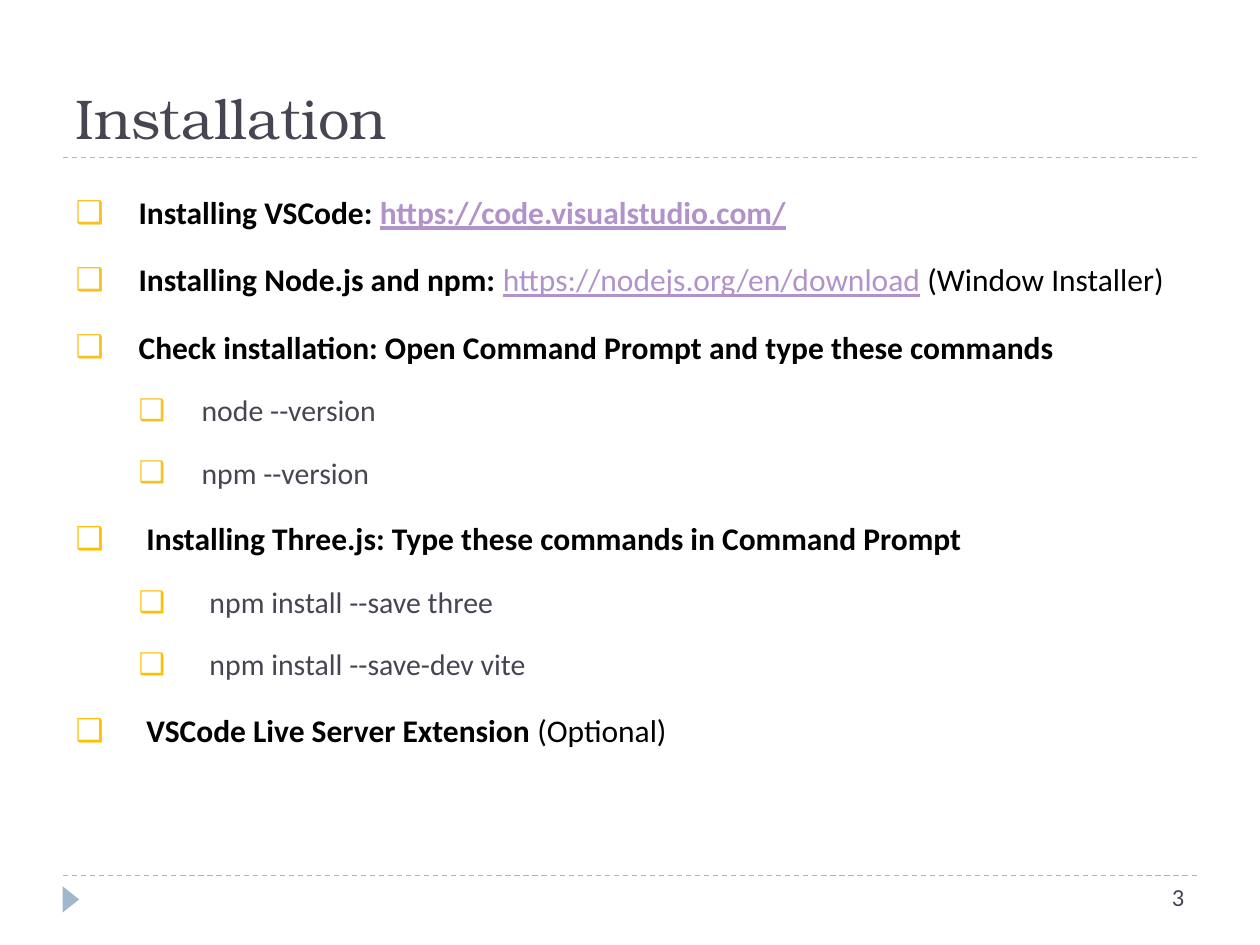
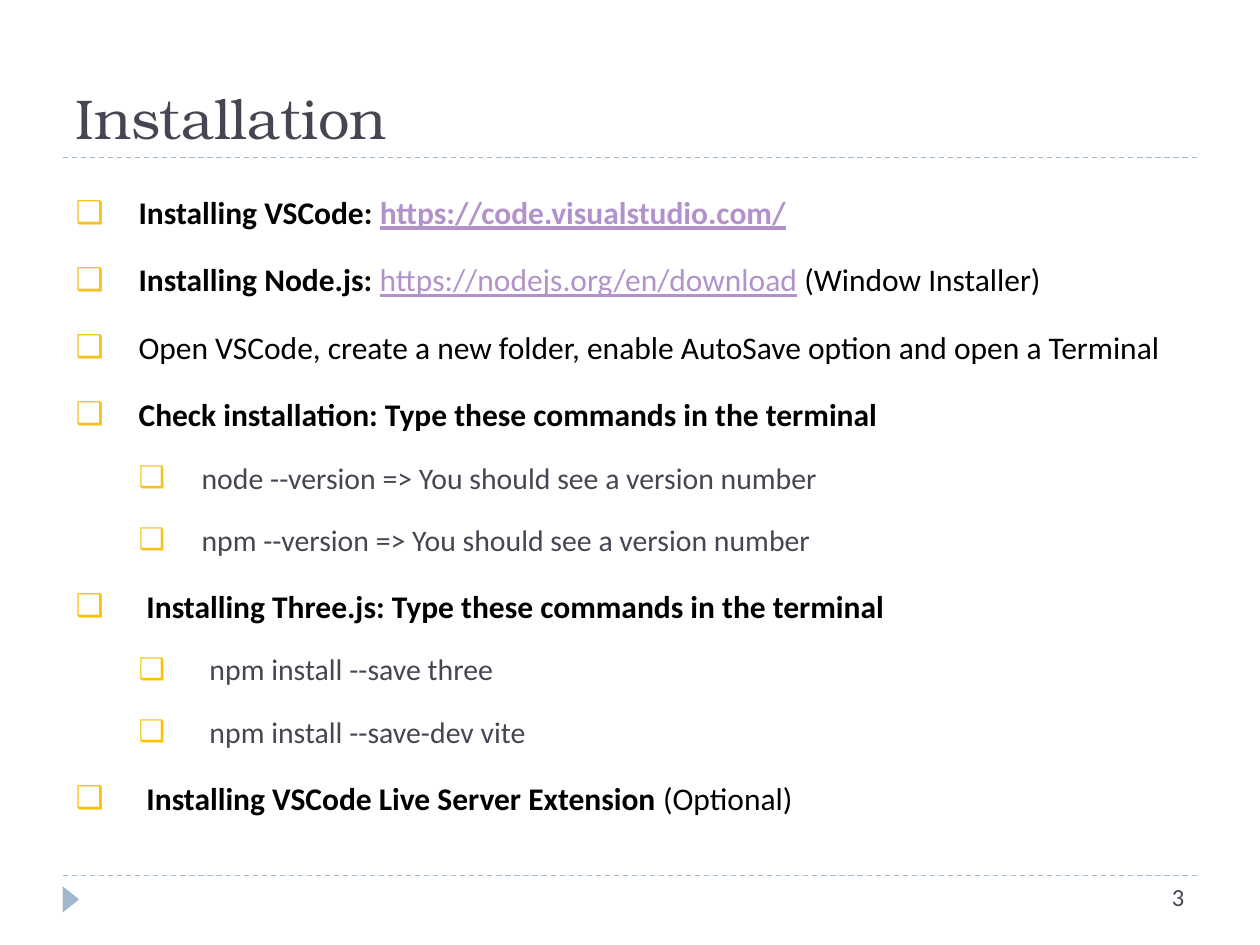
Before and after one commit to nmk-k66-uet/ThreeJS-Practice, a slide deck: slide 4 of Slides/Lec1 - Scene & Primitives.pptx. Drawn at 1260x945 pixels with LibreOffice and Linux fonts; fonts in the diff are those of the drawing. Boxes give left, top, right and bottom in pixels: in the first picture for what was removed or moved away, otherwise in the second. Text is boxed around its words. In the diff, an @@ line names an element or a change of style, - is before the commit and + after.

```diff
--- a/Slides/Lec1 - Scene & Primitives.pptx
+++ b/Slides/Lec1 - Scene & Primitives.pptx
@@ text at (139, 268, 1159, 624): text changed; bold off @@
-❑ Installing Node.js and npm: https://nodejs.org/en/download (Window Installer)
-❑ Check installation: Open Command Prompt and type these commands
-  ❑ node --version
-  ❑ npm --version
-❑ Installing Three.js: Type these commands in Command Prompt
+❑ Installing Node.js: https://nodejs.org/en/download (Window Installer)
+❑ Open VSCode, create a new folder, enable AutoSave option and open a Terminal
+❑ Check installation: Type these commands in the terminal
+  ❑ node --version => You should see a version number
+  ❑ npm --version => You should see a version number
+❑ Installing Three.js: Type these commands in the terminal
@@ text at (146, 787, 792, 816): text changed @@
-❑ VSCode Live Server Extension (Optional)
+❑ Installing VSCode Live Server Extension (Optional)
```
Also in this commit, not shown: 3 other slides changed.
